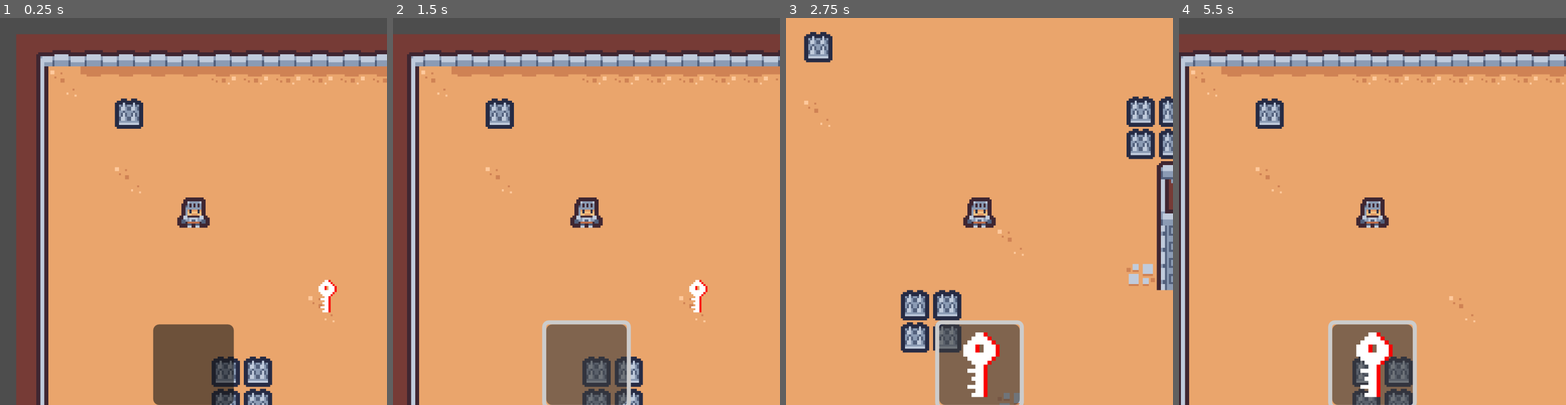
Above: before the commit, frames 1-4 (left to right).
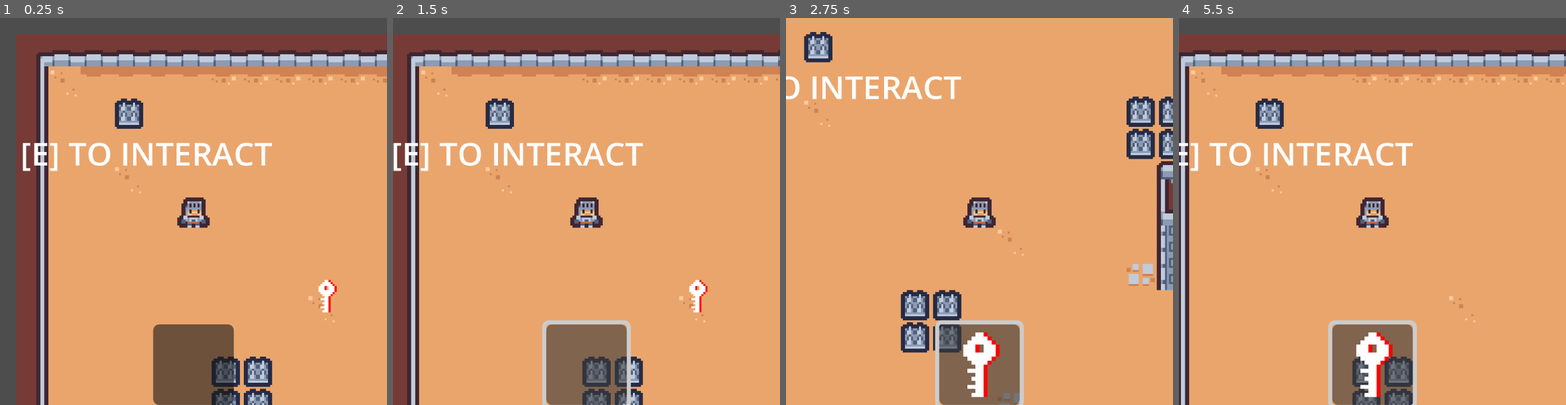
Above: after the commit, the same moments.

Repository: PedroSimoes24/minigamejam-refresh
Game: Godot game, scene res://Scenes/testes.tscn
The game is run twice, just before and just after one commit, with the same random seed, the same clock (stepped at 60 frames per second) and the same inputs.
Inputs (mouse positions are in pixels of both pictures, inside the frame that each line leads up to):
- Up to frame 1 (0.25 s): no input
- Up to frame 2 (1.5 s): click (586, 366) at 0.5 s; tap Enter at 1.25 s; hold D (right) from 1.28 s (still down); tap Space (smack_screen) at 1.35 s
- Up to frame 3 (2.75 s): release D (right) at 2.03 s; hold S (down) from 2.03 s (still down); tap Space (smack_screen) at 2.1 s
- Up to frame 4 (5.5 s): release S (down) at 2.78 s; hold D (right) 2.78-3.53 s; tap Space (smack_screen) every 0.75 s from 2.85 to 5.1 s; hold W (up) 3.53-4.28 s; hold A (left) from 4.28 s (still down)

The runs differ from the first frame. In frame 1, 1.5% of the frame differs, in the area x 5-71%, y 32-40%; in frame 2, 1.6%, in the area x 0-65%, y 32-40%; in frame 3, 1.1%; in frame 4, 1.4%.
Error after the commit: Parse Error: Could not find type "InteractionArea" in the current scope. (res://Scripts/interaction_manager.gd:11)

Commit message:
added global script to project settings

Diff:
--- a/project.godot
+++ b/project.godot
@@ -14,6 +14,10 @@
 run/main_scene="res://Scenes/testes.tscn"
 config/features=PackedStringArray("4.4", "Forward Plus")
 config/icon="res://icon.svg"
+
+[autoload]
+
+InteractionManager="*res://Scenes/interaction_manager.tscn"
 
 [display]
 
